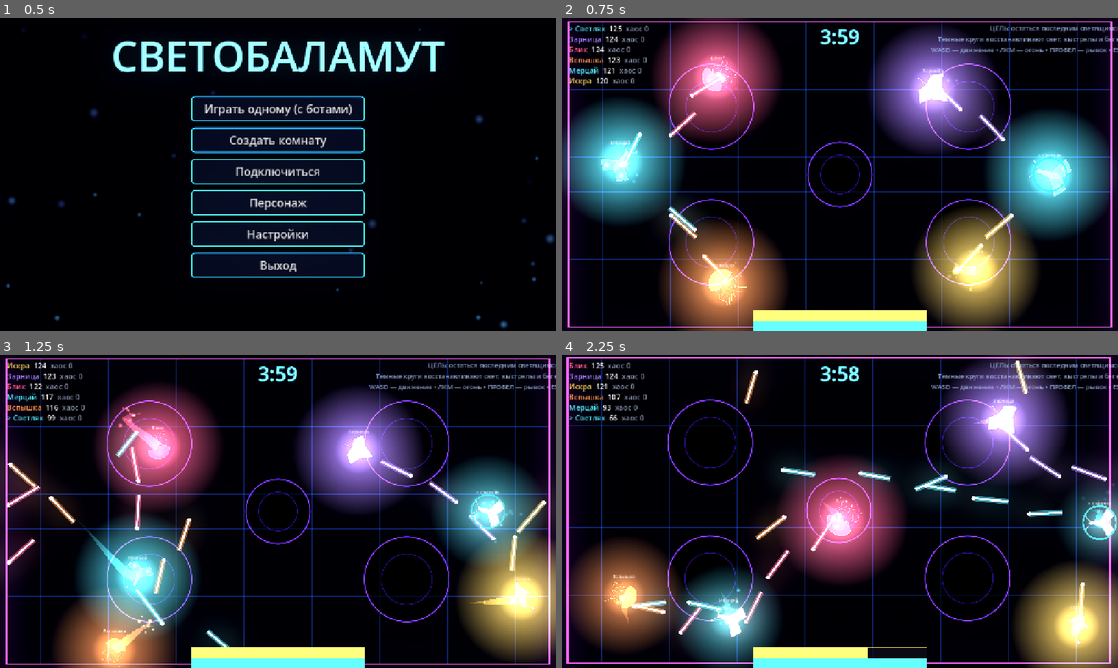
Above: before the commit, frames 1-4 (two rows, left to right).
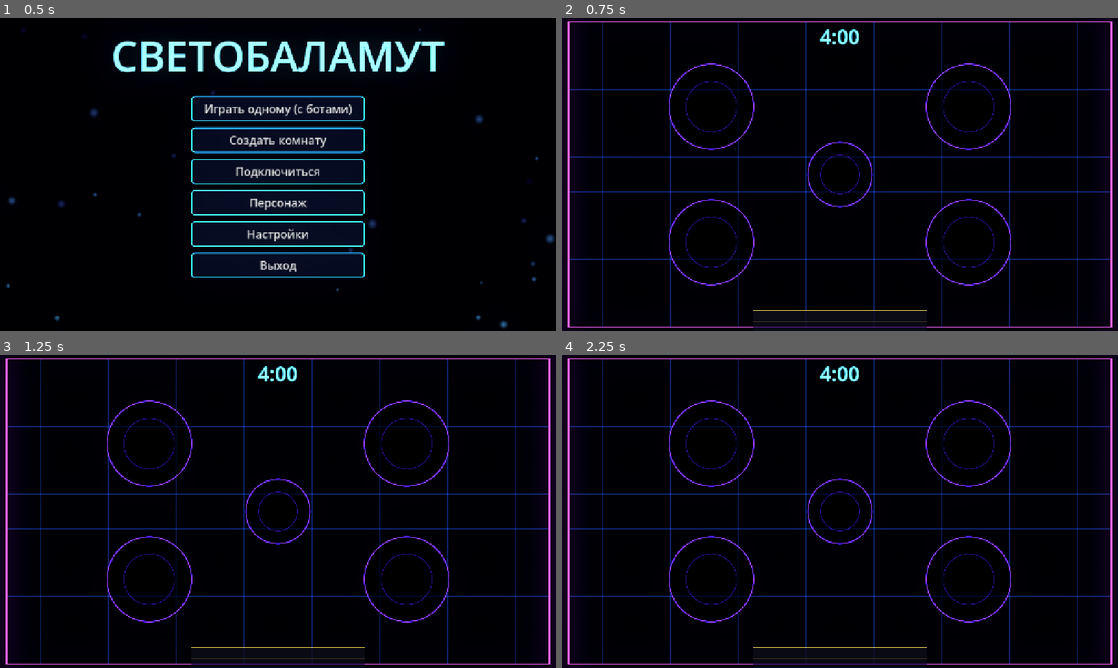
Above: after the commit, the same moments.

Repository: DvoreZZKy/svetobalamut
Game: Godot game, scene res://scenes/menu.tscn
Same seed, same stepped clock (60 frames per second), same inputs: the game is played once before the commit and once after it.
Inputs (mouse positions are in pixels of both pictures, inside the frame that each line leads up to):
- Up to frame 1 (0.5 s): no input
- Up to frame 2 (0.75 s): click "Играть одному (с ботами)" at 0.5 s
- Up to frame 3 (1.25 s): no input
- Up to frame 4 (2.25 s): tap Enter (restart) at 1.25 s; move the mouse to (962, 495) at 1.27 s; press the mouse at (962, 495) at 1.28 s; hold D (right) 1.28-2.03 s; tap Q (ability) at 1.35 s; move the mouse to (728, 527) at 2.02 s; release the mouse at (728, 527) at 2.03 s; hold S (down) from 2.03 s (still down); click (728, 527) at 2.1 s

Frame 1 is identical in both runs. In frame 2, 46% of the frame differs, in the area x 0-100%, y 0-100%; in frame 3, 40%; in frame 4, 44%.
Error after the commit: Parse Error: Cannot infer the type of "reduced" variable because the value doesn't have a set type. (res://scripts/sim.gd:338)

Commit message:
Add unique character classes, attacks and abilities

Diff:
--- a/scripts/sim.gd
+++ b/scripts/sim.gd
@@ -5,6 +5,12 @@
 
 const A := Vector2(1600, 900)
 const MAX_LIGHT := 125.0
+const CLASS_STATS := [
+	{"name": "Светляк", "hp": 125.0, "def": 0.95, "atk": 0.82, "speed": 1.12, "rate": 0.075, "ability": "Перегрузка"},
+	{"name": "Капсула", "hp": 155.0, "def": 0.72, "atk": 1.45, "speed": 0.78, "rate": 0.62, "ability": "Энергощит"},
+	{"name": "Призрак", "hp": 100.0, "def": 1.12, "atk": 0.68, "speed": 1.38, "rate": 0.105, "ability": "Фазовый скачок"},
+	{"name": "Кристалл", "hp": 112.0, "def": 0.92, "atk": 1.9, "speed": 0.88, "rate": 0.82, "ability": "Звёздный залп"}
+]
 const SPEED := 470.0
 const DASH_SPEED := 1550.0
 const DASH_TIME := 0.18
@@ -76,7 +82,11 @@
 	return {
 		"id": id, "name": pname, "human": human, "kind": kind, "ci": ci, "hat": hat, "outfit": outfit,
 		"pos": pos, "vel": Vector2.ZERO, "aim": (A / 2.0 - pos).normalized(),
-		"light": MAX_LIGHT, "shadow": false, "decoy": false, "life": 0.0,
+		"light": CLASS_STATS[kind % 4].hp, "max_light": CLASS_STATS[kind % 4].hp,
+		"defense": CLASS_STATS[kind % 4].def, "attack": CLASS_STATS[kind % 4].atk,
+		"speed_mult": CLASS_STATS[kind % 4].speed, "fire_rate": CLASS_STATS[kind % 4].rate,
+		"ability_cd": 0.0, "ability_t": 0.0,
+		"shadow": false, "decoy": false, "life": 0.0,
 		"dash_t": 0.0, "dash_dir": Vector2.RIGHT, "dash_cd": 0.0, "inv": 0.0, "fire_cd": 0.0,
 		"pts": 0, "kills": 0, "last_hit": 0, "hit_t": 0.0, "push_cd": 0.0,
 		"derp_t": 0.0, "derp_by": 0, "derp": {"t": 0.0, "mv": Vector2.ZERO, "aim": pos, "fire": false, "dash": false},
@@ -127,6 +137,7 @@
 	var want_fire: bool = inp.get("fire", false)
 	var want_dash: bool = inp.get("dash", false)
 	var want_poss: bool = inp.get("poss", false)
+	var want_ability: bool = inp.get("ability", false)
 	if effects.has("reverse") and not p.decoy:
 		mv = -mv
 	if p.derp_t > 0.0:
@@ -152,6 +163,8 @@
 	p.hit_t = maxf(0.0, p.hit_t - dt)
 	p.push_cd = maxf(0.0, p.push_cd - dt)
 	p.poss_cd = maxf(0.0, p.poss_cd - dt)
+	p.ability_cd = maxf(0.0, p.ability_cd - dt)
+	p.ability_t = maxf(0.0, p.ability_t - dt)
 
 	if p.shadow:
 		_update_shadow(p, dt, mv, want_poss)
@@ -166,7 +179,8 @@
 		p.vel = p.dash_dir * DASH_SPEED
 	else:
 		var k := 0.9 if effects.has("zerog") else 15.0
-		p.vel = p.vel.lerp(mv.limit_length(1.0) * SPEED, clampf(k * dt, 0.0, 1.0))
+		var speed_boost := 1.55 if p.kind == 0 and p.ability_t > 0.0 else 1.0
+		p.vel = p.vel.lerp(mv.limit_length(1.0) * SPEED * p.speed_mult * speed_boost, clampf(k * dt, 0.0, 1.0))
 		if want_dash and p.dash_cd <= 0.0 and p.light > DASH_COST:
 			p.dash_dir = mv.normalized() if mv.length() > 0.1 else p.aim
 			p.dash_t = DASH_TIME
@@ -174,6 +188,8 @@
 			p.dash_cd = DASH_CD
 			p.light -= DASH_COST
 			events.append({"t": "dash", "x": p.pos.x, "y": p.pos.y, "c": p.ci})
+	if want_ability and p.ability_cd <= 0.0:
+		_use_ability(p)
 	if effects.has("magnet"):
 		var b := _brightest(p.id)
 		if not b.is_empty():
@@ -182,14 +198,22 @@
 	_wall_bounce(p)
 
 	if want_fire and p.fire_cd <= 0.0 and p.light > SHOT_COST + 0.5:
-		var ang: float = p.aim.angle() + rng.randf_range(-0.025, 0.025)
-		var dir := Vector2.from_angle(ang)
-		bullets.append({"id": next_id, "pos": p.pos + dir * 34.0, "vel": dir * BULLET_SPEED + p.vel * 0.25,
-			"owner": p.id, "life": 1.4, "bn": 0})
-		next_id += 1
+		var spread_count := 3 if p.kind == 0 else 1
+		for shot_i in spread_count:
+			var spread := (float(shot_i) - 1.0) * 0.12 if spread_count == 3 else 0.0
+			var ang: float = p.aim.angle() + spread + rng.randf_range(-0.018, 0.018)
+			var dir := Vector2.from_angle(ang)
+			var bolt_speed := 880.0 if p.kind == 1 else (960.0 if p.kind == 3 else (1480.0 if p.kind == 2 else BULLET_SPEED))
+			var bolt_radius := 11.0 if p.kind == 3 else (10.0 if p.kind == 1 else (4.0 if p.kind == 2 else 6.0))
+			var damage_mult := 0.42 if p.kind == 0 else 1.0
+			bullets.append({"id": next_id, "pos": p.pos + dir * 34.0, "vel": dir * bolt_speed + p.vel * 0.25,
+				"owner": p.id, "life": 1.4, "bn": 0, "dmg": BULLET_DMG * p.attack * damage_mult,
+				"radius": bolt_radius})
+			next_id += 1
 		p.light -= SHOT_COST
-		p.fire_cd = FIRE_CD
-		p.vel -= dir * 55.0
+		var haste := 0.52 if p.kind == 0 and p.ability_t > 0.0 else 1.0
+		p.fire_cd = p.fire_rate * haste
+		p.vel -= p.aim * 55.0
 		events.append({"t": "shot", "x": p.pos.x, "y": p.pos.y, "c": p.ci})
 
 	var spd_ratio: float = p.vel.length() / SPEED
@@ -201,9 +225,31 @@
 		p.light += REGEN_STILL * dt
 	if in_zone:
 		p.light += REGEN_ZONE * dt
-	p.light = clampf(p.light, 0.0, MAX_LIGHT)
+	p.light = clampf(p.light, 0.0, p.max_light)
 	if p.light <= 0.0 and not p.decoy:
 		_make_shadow(p, p.last_hit, false)
+
+
+func _use_ability(p: Dictionary) -> void:
+	p.ability_cd = 9.0
+	match p.kind:
+		0:
+			p.ability_t = 2.8
+			events.append({"t": "ability", "x": p.pos.x, "y": p.pos.y, "c": p.ci, "kind": 0})
+		1:
+			p.ability_t = 2.8
+			events.append({"t": "ability", "x": p.pos.x, "y": p.pos.y, "c": p.ci, "kind": 1})
+		2:
+			p.pos = (p.pos + p.aim * 270.0).clamp(Vector2(40, 40), A - Vector2(40, 40))
+			p.inv = 0.65
+			events.append({"t": "ability", "x": p.pos.x, "y": p.pos.y, "c": p.ci, "kind": 2})
+		3:
+			for i in 10:
+				var dir := Vector2.from_angle(TAU * float(i) / 10.0)
+				bullets.append({"id": next_id, "pos": p.pos + dir * 40.0, "vel": dir * 760.0,
+					"owner": p.id, "life": 1.1, "bn": 0, "dmg": BULLET_DMG * p.attack * 0.72, "radius": 9.0})
+				next_id += 1
+			events.append({"t": "ability", "x": p.pos.x, "y": p.pos.y, "c": p.ci, "kind": 3})
 
 
 func _update_shadow(p: Dictionary, dt: float, mv: Vector2, want_poss: bool) -> void:
@@ -274,7 +320,7 @@
 	if killer != 0 and killer != p.id and players.has(killer):
 		var k: Dictionary = players[killer]
 		if not k.shadow:
-			k.light = minf(MAX_LIGHT, k.light + KILL_BONUS)
+			k.light = minf(k.max_light, k.light + KILL_BONUS)
 			k.kills += 1
 		if k.derp_t > 0.0 and players.has(k.derp_by):
 			players[k.derp_by].pts += 2
@@ -289,7 +335,10 @@
 
 
 func _damage(p: Dictionary, dmg: float, src: int, bounced: bool) -> void:
-	p.light -= dmg
+	var reduced := dmg * p.defense
+	if p.kind == 1 and p.ability_t > 0.0:
+		reduced *= 0.25
+	p.light -= reduced
 	p.last_hit = src
 	p.hit_t = 0.14
 	events.append({"t": "hit", "x": p.pos.x, "y": p.pos.y, "c": p.ci})
@@ -298,7 +347,7 @@
 	if src != 0 and players.has(src):
 		var a: Dictionary = players[src]
 		if not a.shadow:
-			a.light = minf(MAX_LIGHT, a.light + dmg * 0.35)
+			a.light = minf(a.max_light, a.light + reduced * 0.35)
 	if p.light <= 0.0 and not p.decoy and not p.shadow:
 		_make_shadow(p, src, false)
 		if bounced and players.has(src) and src != p.id:
@@ -396,8 +445,8 @@
 					continue
 				if p.id == b.owner and b.bn == 0:
 					continue
-				if (p.pos - b.pos).length_squared() < pow(P_RADIUS + 6.0, 2):
-					_damage(p, BULLET_DMG, b.owner, b.bn > 0)
+				if (p.pos - b.pos).length_squared() < pow(P_RADIUS + float(b.get("radius", 6.0)), 2):
+					_damage(p, float(b.get("dmg", BULLET_DMG)), b.owner, b.bn > 0)
 					dead = true
 					break
 		if not dead:
@@ -410,7 +459,7 @@
 						e.dead = true
 						events.append({"t": "eat", "x": e.pos.x, "y": e.pos.y, "c": 0})
 						if players.has(b.owner) and not players[b.owner].shadow:
-							players[b.owner].light = minf(MAX_LIGHT, players[b.owner].light + 9.0)
+							players[b.owner].light = minf(players[b.owner].max_light, players[b.owner].light + 9.0)
 					else:
 						events.append({"t": "hit", "x": e.pos.x, "y": e.pos.y, "c": 0})
 					break
@@ -662,10 +711,11 @@
 		pl.append({"i": p.id, "n": p.name, "p": p.pos, "v": p.vel, "a": p.aim, "l": p.light,
 			"s": p.shadow, "k": p.kind, "c": p.ci, "hat": p.hat, "outfit": p.outfit,
 			"iv": p.inv, "dc": p.dash_cd, "pt": p.pts,
+			"hpmax": p.max_light, "acd": p.ability_cd, "ab": p.ability_t,
 			"ki": p.kills, "dr": p.derp_t, "d": p.decoy, "h": p.hit_t, "dt": p.dash_t > 0.0})
 	var bl: Array = []
 	for b in bullets:
-		bl.append([b.id, b.pos, b.vel, b.owner, b.bn])
+		bl.append([b.id, b.pos, b.vel, b.owner, b.bn, int(players.get(b.owner, {}).get("kind", 0)), float(b.get("radius", 6.0))])
 	var ea: Array = []
 	for e in eaters:
 		ea.append([e.id, e.pos, e.vel, e.type, e.hp, e.flash])
